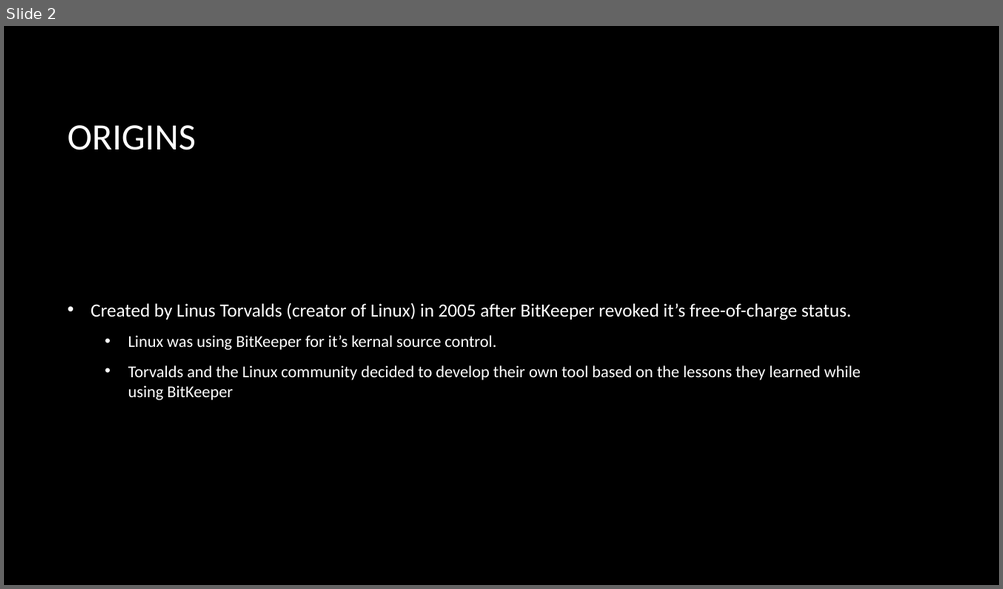
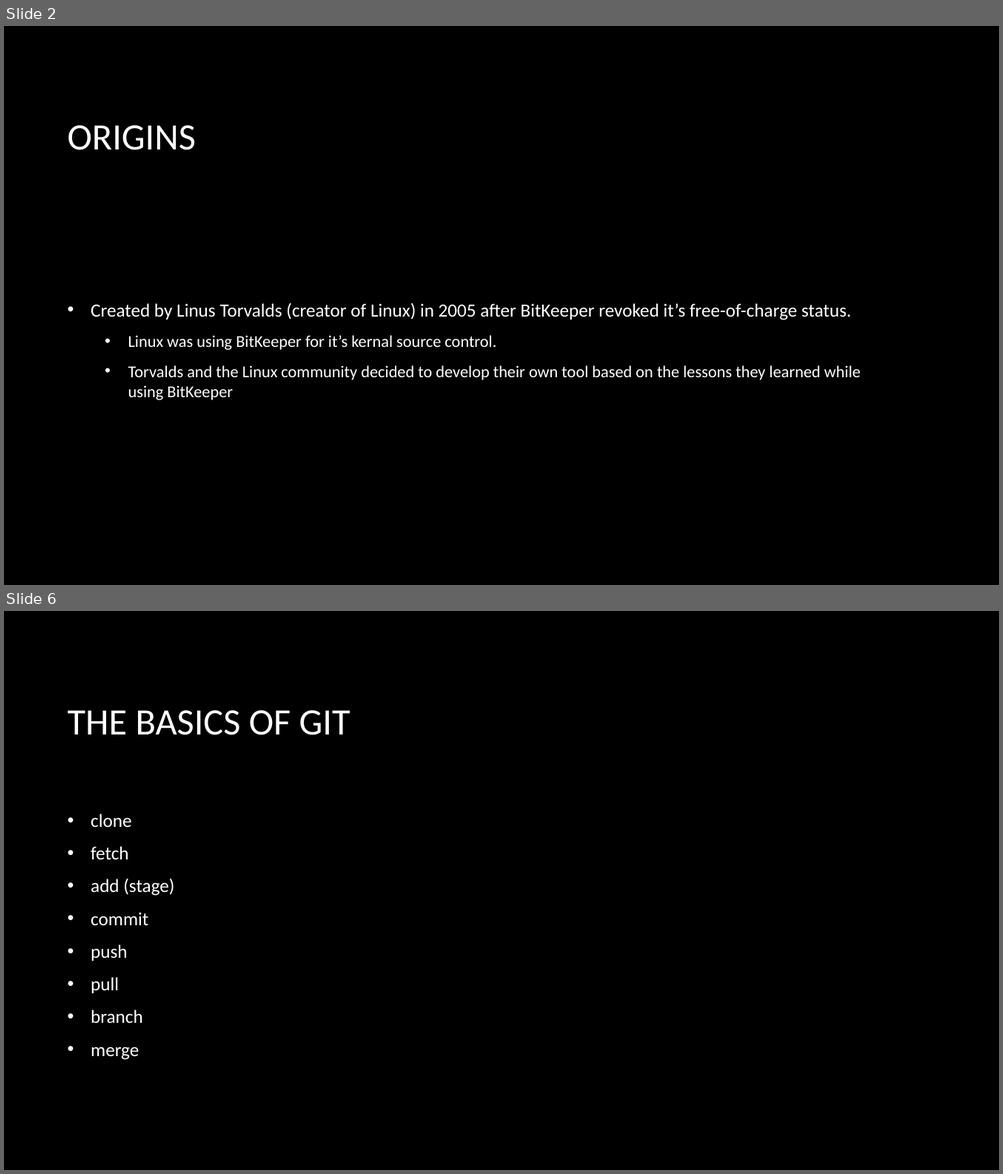
Before and after one commit to BenJokela/GitTraining, a slide deck: GIT 101.pptx. Shown one above the other, each under a label of ours: slide 2 before the commit, slides 2 and 6 after it; the slides between them are not shown. The pictures are 1003x589 and 1003x1174 pixels, drawn with LibreOffice and Linux fonts; fonts in the diff are those of the drawing; background and template pictures are left out. Boxes give left, top, right and bottom in pixels: in the first picture for what was removed or moved away, otherwise in the second. Text is boxed around its words. In the diff, an @@ line names an element or a change of style, - is before the commit and + after.

```diff
--- a/GIT 101.pptx
+++ b/GIT 101.pptx
@@ slide 6 added at [4, 611, 999, 1170], background picture (left out) @@
@@ title added at [68, 710, 350, 735], 36 pt, text #FFFFFF @@
+THE BASICS OF GIT
@@ text added at [91, 814, 174, 1060], 18 pt, text #FFFFFF @@
+• clone
+• fetch
+• add (stage)
+• commit
+• push
+• pull
+• branch
+• merge
```
Also in this commit, not shown: 5 other slides added, 1 slide removed.
